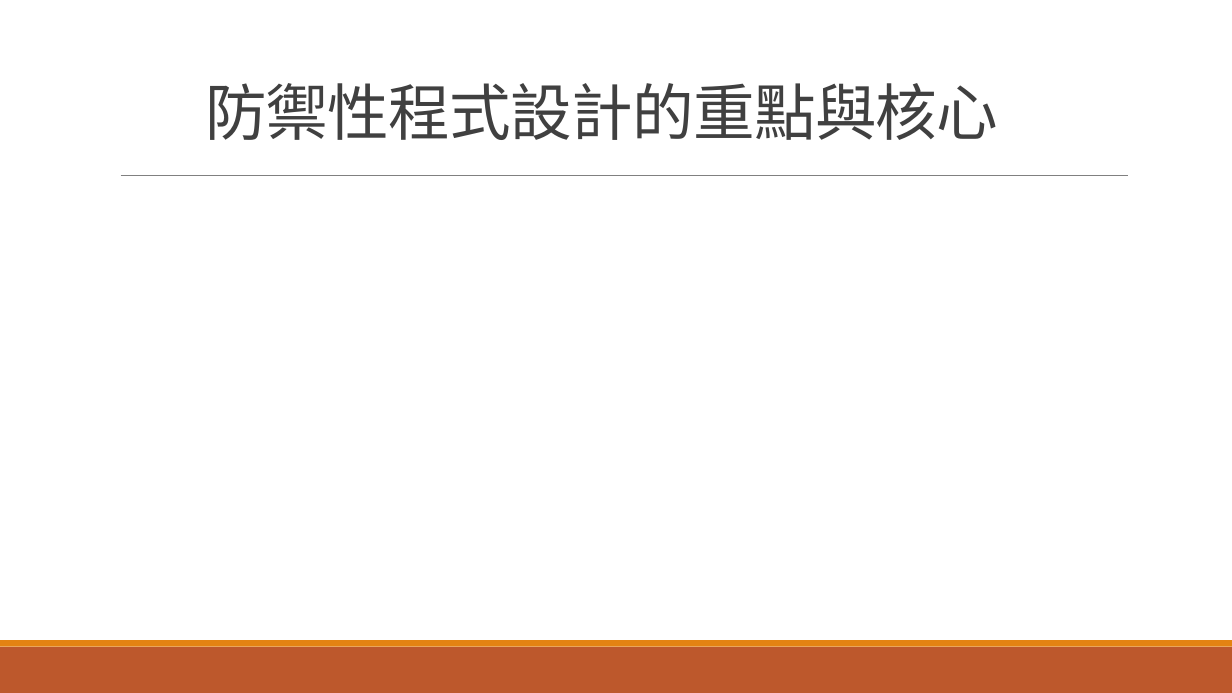
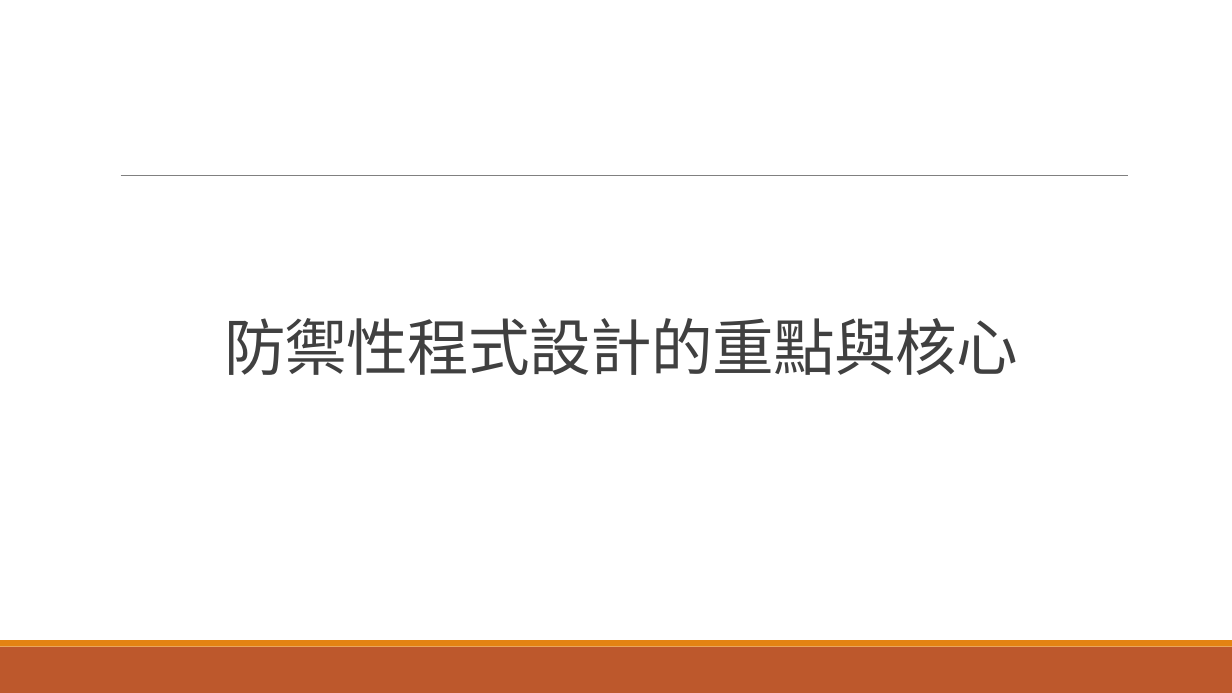
Before and after one commit to kay71029/Learning-Defensive-programming, a slide deck: slide 3 of Learning-Defensive-programming.pptx. Drawn at 1232x693 pixels with LibreOffice and Linux fonts; fonts in the diff are those of the drawing. Boxes give left, top, right and bottom in pixels: in the first picture for what was removed or moved away, otherwise in the second. Text is boxed around its words. In the diff, an @@ line names an element or a change of style, - is before the commit and + after.

```diff
--- a/Learning-Defensive-programming.pptx
+++ b/Learning-Defensive-programming.pptx
@@ title "防禦性程式設計的重點與核心": place and size @@
-title "防禦性程式設計的重點與核心" at bbox=[206, 83, 999, 140]
+title "防禦性程式設計的重點與核心" at bbox=[225, 318, 1018, 375]
```
Also in this commit, not shown: 4 other slides changed.
